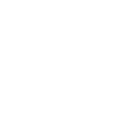
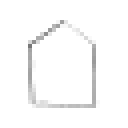
Two versions of the same layered image (128×128). Layer-by-layer changes:
added layer "home.svg" above "Hintergrund" over [28, 20, 100, 108]
